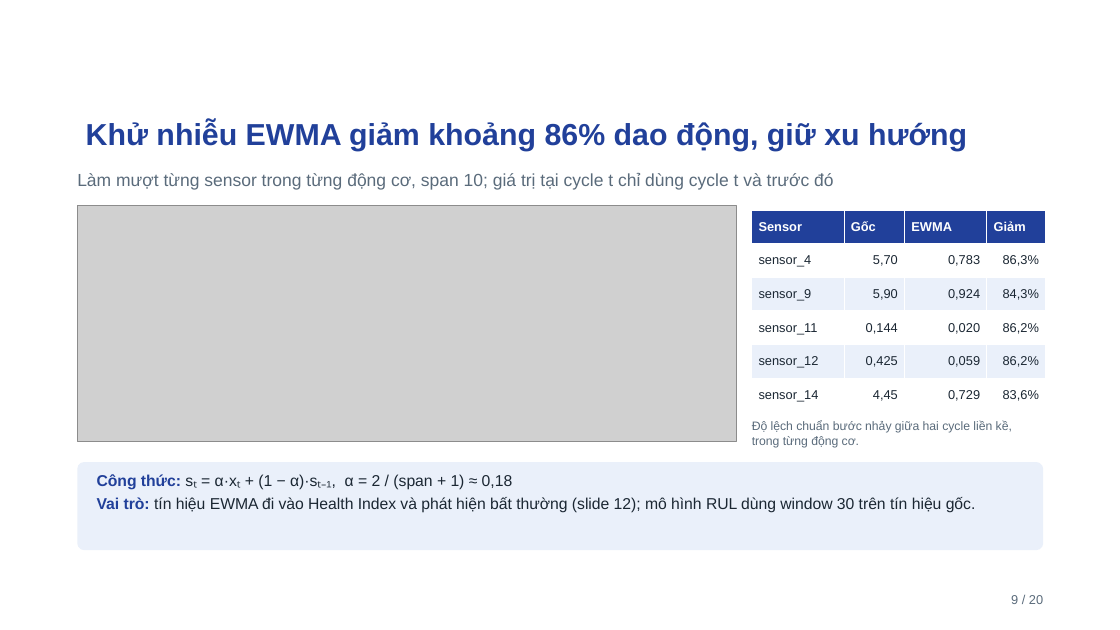
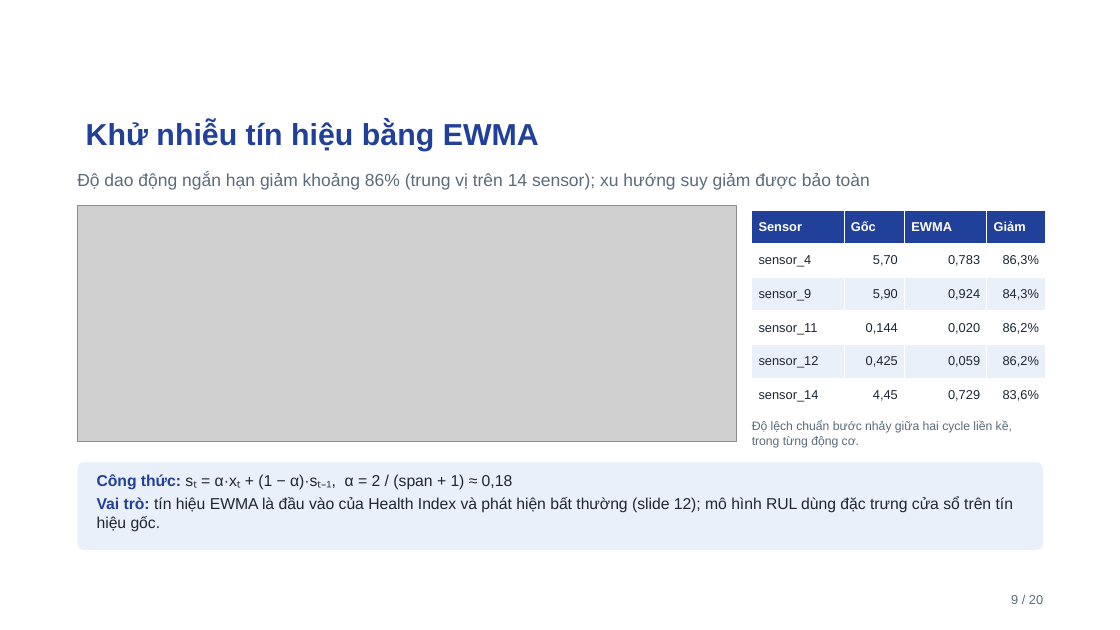
Before and after one commit to ti014/tinasa-cmapss-rul-prediction, a slide deck: slide 9 of slides/cmapss_fd001_presentation.pptx. Drawn at 1120x630 pixels with LibreOffice and Linux fonts; fonts in the diff are those of the drawing; grey boxes stand for pictures; background and template pictures are left out. Boxes give left, top, right and bottom in pixels: in the first picture for what was removed or moved away, otherwise in the second. Text is boxed around its words. In the diff, an @@ line names an element or a change of style, - is before the commit and + after.

```diff
--- a/slides/cmapss_fd001_presentation.pptx
+++ b/slides/cmapss_fd001_presentation.pptx
@@ title at <box>86,121,539,151</box>: text changed @@
-Khử nhiễu EWMA giảm khoảng 86% dao động, giữ xu hướng
+Khử nhiễu tín hiệu bằng EWMA
@@ text at <box>77,173,870,190</box>: text changed @@
-Làm mượt từng sensor trong từng động cơ, span 10; giá trị tại cycle t chỉ dùng cycle t và trước đó
+Độ dao động ngắn hạn giảm khoảng 86% (trung vị trên 14 sensor); xu hướng suy giảm được bảo toàn
@@ text at <box>97,497,1013,532</box>: text changed @@
-Vai trò: tín hiệu EWMA đi vào Health Index và phát hiện bất thường (slide 12); mô hình RUL dùng window 30 trên tín hiệu gốc.
+Vai trò: tín hiệu EWMA là đầu vào của Health Index và phát hiện bất thường (slide 12); mô hình RUL dùng đặc trưng cửa sổ trên tín hiệu gốc.
```
Also in this commit, not shown: 19 other slides changed, 24 other files.
